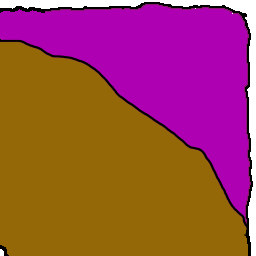
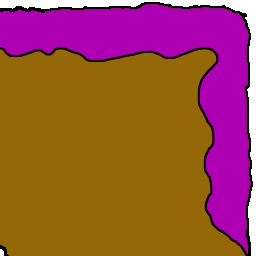
Before/after of a 256 x 256 layered artwork. What changed in the layer stack:
painted on "NDL Down" over (0, 4, 251, 256)
